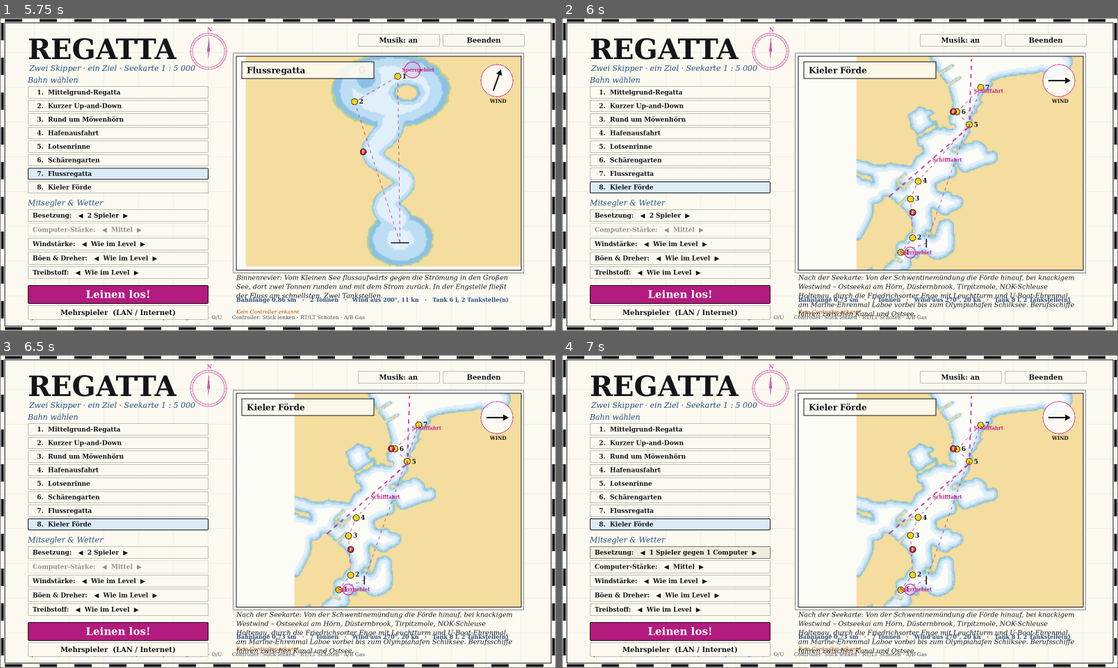
Above: before the commit, frames 1-4 (two rows, left to right).
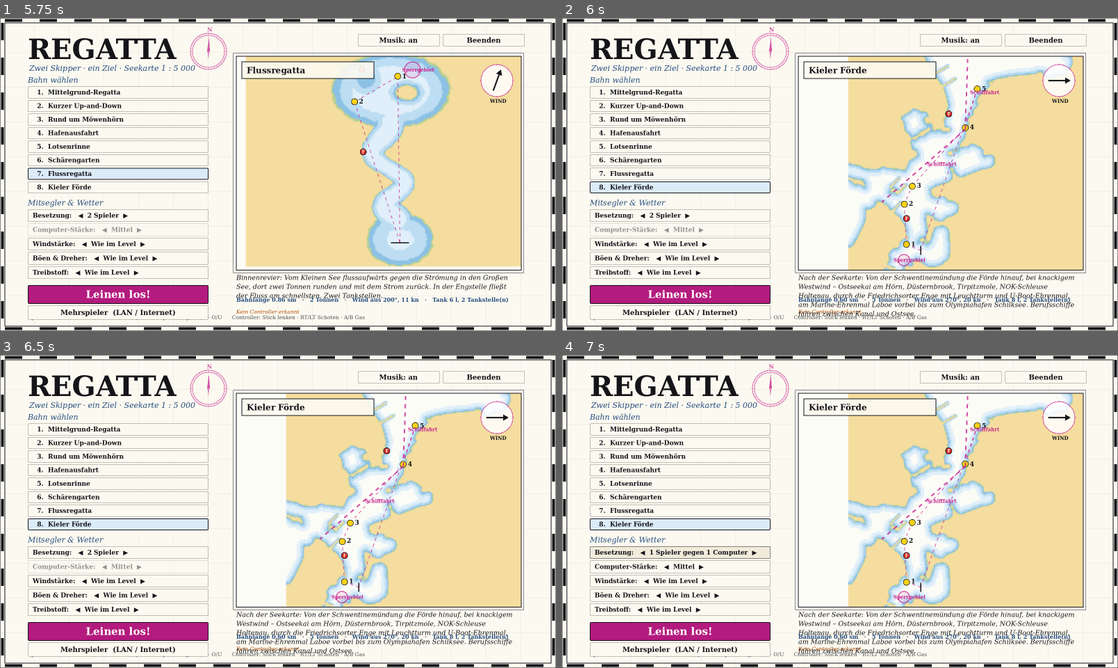
Above: after the commit, the same moments.

Repository: RincewindWizzard/regatta-game
Game: Godot game, scene res://scenes/menu.tscn
Two runs of this game, one before a commit and one after it. Both use one fixed random seed, a clock stepped at 60 frames per second and the inputs below.
Inputs:
- Up to frame 1 (5.75 s): click "1. Mittelgrund-Regatta" at 0.5 s; click "2. Kurzer Up-and-Down" at 1.25 s; click "3. Rund um Möwenhörn" at 2 s; click "4. Hafenausfahrt" at 2.75 s; click "5. Lotsenrinne" at 3.5 s; click "6. Schärengarten" at 4.25 s; click "7. Flussregatta" at 5 s
- Up to frame 2 (6 s): click "8. Kieler Förde" at 5.75 s
- Up to frame 3 (6.5 s): no input
- Up to frame 4 (7 s): click "Besetzung: ◀ 2 Spieler ▶" at 6.5 s

Frame 1 is identical in both runs. In frame 2, 6.5% of the frame differs, in the area x 50-92%, y 12-91%; in frame 3, 6.5%; in frame 4, 6.5%.

Commit message:
Kieler Förde: reine Strecke von A nach B ohne Hin und Her (Marken Ostseekai und Falkenstein entfallen)
Co-Authored-By: Claude Sonnet 5.5 <noreply@anthropic.com>
Claude-Session: https://claude.ai/code/session_01CYKFT46nVq6NPqsP2qzNXm

Diff:
--- a/levels/08_kieler_foerde.tscn
+++ b/levels/08_kieler_foerde.tscn
@@ -11,7 +11,7 @@
 [ext_resource type="Script" path="res://scripts/level/sea_life.gd" id="9_0a4b1"]
 [ext_resource type="Script" path="res://scripts/level/chart_rose.gd" id="10_7gns2"]
 
-[node name="Level" type="Node3D" unique_id=448638693]
+[node name="Level" type="Node3D" unique_id=653246756]
 script = ExtResource("1_8bwn8")
 level_name = "Kieler Förde"
 description = "Nach der Seekarte: Von der Schwentinemündung die Förde hinauf, bei knackigem Westwind – Ostseekai am Hör …(232 unchanged characters)…
@@ -27,39 +27,39 @@
 coast_west = false
 depth_paint_png = PackedByteArray()
 
-[node name="StartZiel" type="Node3D" parent="." unique_id=995948638]
+[node name="StartZiel" type="Node3D" parent="." unique_id=1490538336]
 transform = Transform3D(-4.371139e-08, 0, 1, 0, 1, 0, -1, 0, -4.371139e-08, -277.4, 0, 125.1)
 script = ExtResource("2_dfisw")
 half_width = 22.0
 
-[node name="Ziellinie" type="Node3D" parent="." unique_id=1893051256]
+[node name="Ziellinie" type="Node3D" parent="." unique_id=668486730]
 transform = Transform3D(-0.51449573, 0, 0.8574929, 0, 1, 0, -0.8574929, 0, -0.51449573, -143.03789, 0, -740.29724)
 script = ExtResource("2_dfisw")
 half_width = 24.0
 finish_only = true
 
-[node name="Olympiahafen_N" type="Node3D" parent="." unique_id=146770152]
+[node name="Olympiahafen_N" type="Node3D" parent="." unique_id=837261194]
 transform = Transform3D(0.8574929, 0, 0.5144958, 0, 1, 0, -0.5144958, 0, 0.8574929, -141.6659, 0, -699.13763)
 script = ExtResource("3_m2evc")
 length = 80.0
 width = 8.0
 mole_name = "Olympiahafen Schilksee"
 
-[node name="Olympiahafen_S" type="Node3D" parent="." unique_id=570512687]
+[node name="Olympiahafen_S" type="Node3D" parent="." unique_id=1000656713]
 transform = Transform3D(0.8574929, 0, 0.5144958, 0, 1, 0, -0.5144958, 0, 0.8574929, -178.7096, 0, -760.87714)
 script = ExtResource("3_m2evc")
 length = 80.0
 width = 8.0
 head_light = 2
 
-[node name="Leuchtturm_Friedrichsort" type="Node3D" parent="." unique_id=1387549193]
+[node name="Leuchtturm_Friedrichsort" type="Node3D" parent="." unique_id=554775071]
 transform = Transform3D(1, 0, 0, 0, 1, 0, 0, 0, 1, -139.9, 0, -469.8)
 script = ExtResource("4_1c2h2")
 tower_height = 22.0
 tower_name = "Leuchtturm Friedrichsort"
 characteristic = "Dir.Iso.WRG.4s 32m 7M"
 
-[node name="UBoot_Ehrenmal" type="Node3D" parent="." unique_id=1562901183]
+[node name="UBoot_Ehrenmal" type="Node3D" parent="." unique_id=85073626]
 transform = Transform3D(1, 0, 0, 0, 1, 0, 0, 0, 1, -132.1, 0, -351.9)
 script = ExtResource("4_1c2h2")
 style = 5
@@ -68,7 +68,7 @@
 characteristic = ""
 rotating_beam = false
 
-[node name="Laboe_Ehrenmal" type="Node3D" parent="." unique_id=296240976]
+[node name="Laboe_Ehrenmal" type="Node3D" parent="." unique_id=334290555]
 transform = Transform3D(1, 0, 0, 0, 1, 0, 0, 0, 1, 90.1, 0, -686.1)
 script = ExtResource("4_1c2h2")
 style = 4
@@ -77,7 +77,7 @@
 characteristic = ""
 rotating_beam = false
 
-[node name="Ostseekai" type="Node3D" parent="." unique_id=1422262181]
+[node name="Ostseekai" type="Node3D" parent="." unique_id=1900812500]
 transform = Transform3D(0.9363292, 0, -0.35112345, 0, 1, 0, 0.35112345, 0, 0.9363292, -436.59177, 0, 205.8781)
 script = ExtResource("3_m2evc")
 length = 60.0
@@ -85,96 +85,84 @@
 head_light = 0
 mole_name = "Kreuzfahrtterminal Ostseekai"
 
-[node name="Duesternbrook_N" type="Node3D" parent="." unique_id=860226881]
+[node name="Duesternbrook_N" type="Node3D" parent="." unique_id=757869492]
 transform = Transform3D(0.47409984, 0, -0.8804711, 0, 1, 0, 0.8804711, 0, 0.47409984, -399.625, 0, 73.2372)
 script = ExtResource("3_m2evc")
 length = 55.0
 width = 7.0
 mole_name = "Düsternbrooker Hafen"
 
-[node name="Duesternbrook_S" type="Node3D" parent="." unique_id=1567078928]
+[node name="Duesternbrook_S" type="Node3D" parent="." unique_id=483580272]
 transform = Transform3D(0.47409984, 0, -0.8804711, 0, 1, 0, 0.8804711, 0, 0.47409984, -353.8405, 0, 48.584003)
 script = ExtResource("3_m2evc")
 length = 55.0
 width = 7.0
 head_light = 2
 
-[node name="Tirpitzmole" type="Node3D" parent="." unique_id=950631841]
+[node name="Tirpitzmole" type="Node3D" parent="." unique_id=726027822]
 transform = Transform3D(0.70710677, 0, 0.70710677, 0, 1, 0, -0.70710677, 0, 0.70710677, -398.78677, 0, -86.113205)
 script = ExtResource("3_m2evc")
 length = 70.0
 head_light = 3
 mole_name = "Tirpitzmole"
 
-[node name="NOK_Nord" type="Node3D" parent="." unique_id=1008488961]
+[node name="NOK_Nord" type="Node3D" parent="." unique_id=6912144]
 transform = Transform3D(0.70710677, 0, 0.70710677, 0, 1, 0, -0.70710677, 0, 0.70710677, -370.35178, 0, -176.10709)
 script = ExtResource("3_m2evc")
 length = 60.0
 width = 8.0
 mole_name = "NOK – Schleuse Holtenau"
 
-[node name="NOK_Sued" type="Node3D" parent="." unique_id=1633041720]
+[node name="NOK_Sued" type="Node3D" parent="." unique_id=499682381]
 transform = Transform3D(0.70710677, 0, 0.70710677, 0, 1, 0, -0.70710677, 0, 0.70710677, -404.29288, 0, -210.04822)
 script = ExtResource("3_m2evc")
 length = 60.0
 width = 8.0
 head_light = 2
 
-[node name="Anleger_Duesternbrook" type="Node3D" parent="." unique_id=1283115345]
+[node name="Anleger_Duesternbrook" type="Node3D" parent="." unique_id=900122854]
 transform = Transform3D(0.5734623, 0, -0.8192319, 0, 1, 0, 0.8192319, 0, 0.5734623, -392.3154, 0, 8.540774)
 script = ExtResource("5_6mbi3")
 length = 64.0
 dock_name = "Hafen Düsternbrook"
 
-[node name="Anleger_Falkenstein" type="Node3D" parent="." unique_id=963368502]
+[node name="Anleger_Falkenstein" type="Node3D" parent="." unique_id=1173696131]
 transform = Transform3D(-0.3713906, 0, -0.9284767, 0, 1, 0, 0.9284767, 0, -0.3713906, -179.07086, 0, -555.12836)
 script = ExtResource("5_6mbi3")
 length = 44.0
 dock_name = "Falkenstein Anleger"
 
-[node name="Ostseekai_Tonne" type="Node3D" parent="." unique_id=855506226]
-transform = Transform3D(1, 0, 0, 0, 1, 0, 0, 0, 1, -408, 0, 173.1)
-script = ExtResource("6_lcxbo")
-mark_name = "Ostseekai"
-light = "Fl.Y.2s"
-
-[node name="Duesternbrook_Tonne" type="Node3D" parent="." unique_id=1758153065]
+[node name="Duesternbrook_Tonne" type="Node3D" parent="." unique_id=340262636]
 transform = Transform3D(1, 0, 0, 0, 1, 0, 0, 0, 1, -347.4, 0, 97.1)
 script = ExtResource("6_lcxbo")
 mark_name = "Düsternbrook"
 light = "Fl(2)Y.6s"
 
-[node name="Tirpitz_Tonne" type="Node3D" parent="." unique_id=143819082]
+[node name="Tirpitz_Tonne" type="Node3D" parent="." unique_id=223730609]
 transform = Transform3D(1, 0, 0, 0, 1, 0, 0, 0, 1, -358, 0, -102.9)
 script = ExtResource("6_lcxbo")
 mark_name = "Tirpitzmole"
 light = "Fl(3)Y.10s"
 
-[node name="NOK_Tonne" type="Node3D" parent="." unique_id=1439171056]
+[node name="NOK_Tonne" type="Node3D" parent="." unique_id=1123249902]
 transform = Transform3D(1, 0, 0, 0, 1, 0, 0, 0, 1, -319, 0, -192.9)
 script = ExtResource("6_lcxbo")
 mark_name = "NOK Holtenau"
 light = "Fl.Y.2s"
 
-[node name="Enge_Tonne" type="Node3D" parent="." unique_id=1149006129]
+[node name="Enge_Tonne" type="Node3D" parent="." unique_id=490457557]
 transform = Transform3D(1, 0, 0, 0, 1, 0, 0, 0, 1, -58, 0, -480)
 script = ExtResource("6_lcxbo")
 mark_name = "Friedrichsorter Enge"
 light = "Fl(2)Y.6s"
 
-[node name="Falkenstein_Tonne" type="Node3D" parent="." unique_id=2118526019]
-transform = Transform3D(1, 0, 0, 0, 1, 0, 0, 0, 1, -121, 0, -544.9)
-script = ExtResource("6_lcxbo")
-mark_name = "Falkenstein"
-light = "Fl(3)Y.10s"
-
-[node name="Laboe_Tonne" type="Node3D" parent="." unique_id=1943134210]
+[node name="Laboe_Tonne" type="Node3D" parent="." unique_id=2003885557]
 transform = Transform3D(1, 0, 0, 0, 1, 0, 0, 0, 1, 1, 0, -668.9)
 script = ExtResource("6_lcxbo")
 mark_name = "Laboe"
 light = "Fl(3)Y.10s"
 
-[node name="Berufsschifffahrt" type="Node3D" parent="." unique_id=1359147832]
+[node name="Berufsschifffahrt" type="Node3D" parent="." unique_id=1497536006]
 transform = Transform3D(0.6573918, 0, -0.753549, 0, 1, 0, 0.753549, 0, 0.6573918, -468.63962, 0, -111.76038)
 script = ExtResource("7_lhxdr")
 length = 892.0483093261719
@@ -187,31 +175,31 @@
 ship_length = 55.0
 beam = 11.0
 
-[node name="Marine_Sperrgebiet" type="Node3D" parent="." unique_id=1692328664]
+[node name="Marine_Sperrgebiet" type="Node3D" parent="." unique_id=1137868818]
 transform = Transform3D(1, 0, 0, 0, 1, 0, 0, 0, 1, -360, 0, 173.1)
 script = ExtResource("8_3a704")
 kind = 1
 area_name = "Marine-Sperrgebiet"
 radius = 28.0
 
-[node name="Moewen" type="Node3D" parent="." unique_id=146827846]
+[node name="Moewen" type="Node3D" parent="." unique_id=303906745]
 transform = Transform3D(1, 0, 0, 0, 1, 0, 0, 0, 1, -415, 0, 218.1)
 script = ExtResource("9_0a4b1")
 kind = 2
 count = 8
 
-[node name="Tuemmler" type="Node3D" parent="." unique_id=2069129803]
+[node name="Tuemmler" type="Node3D" parent="." unique_id=1902269239]
 transform = Transform3D(1, 0, 0, 0, 1, 0, 0, 0, 1, -100, 0, -771.9)
 script = ExtResource("9_0a4b1")
 
-[node name="Seehunde" type="Node3D" parent="." unique_id=1047710207]
+[node name="Seehunde" type="Node3D" parent="." unique_id=222574576]
 transform = Transform3D(1, 0, 0, 0, 1, 0, 0, 0, 1, -10, 0, -711.9)
 script = ExtResource("9_0a4b1")
 kind = 3
 count = 4
 range_m = 15.0
 
-[node name="Kompassrose" type="Node3D" parent="." unique_id=2068084390]
+[node name="Kompassrose" type="Node3D" parent="." unique_id=246181593]
 transform = Transform3D(1, 0, 0, 0, 1, 0, 0, 0, 1, 200, 0, -666.9)
 script = ExtResource("10_7gns2")
 radius = 34.0
--- a/tools/make_levels.gd
+++ b/tools/make_levels.gd
@@ -676,12 +676,10 @@
 	var fd := _kshore(_chart(2055, 3880))
 	_dock(l, "Anleger_Falkenstein", fd - _kout(fd) * 6.0, _kout(fd), 44.0, "Falkenstein Anleger")
 	# Bahnmarken
-	_mark(l, "Ostseekai_Tonne", "Ostseekai", _kwater(_chart(1180, 6300)), "Fl.Y.2s")
 	_mark(l, "Duesternbrook_Tonne", "Düsternbrook", _kwater(_chart(1342, 5860), 9.0), "Fl(2)Y.6s")
 	_mark(l, "Tirpitz_Tonne", "Tirpitzmole", _kwater(_chart(1440, 5380), 9.0), "Fl(3)Y.10s")
 	_mark(l, "NOK_Tonne", "NOK Holtenau", _kwater(_chart(1570, 5080), 9.0), "Fl.Y.2s")
 	_mark(l, "Enge_Tonne", "Friedrichsorter Enge", Vector2(-58, -480), "Fl(2)Y.6s")        # Fahrwasser östlich der Landzunge Friedrichsort
-	_mark(l, "Falkenstein_Tonne", "Falkenstein", _kwater(_chart(2150, 3880), 9.0), "Fl(3)Y.10s")
 	_mark(l, "Laboe_Tonne", "Laboe", _kwater(_chart(2690, 3560), 9.0), "Fl(3)Y.10s")
 	# Berufsschifffahrt zwischen Nord-Ostsee-Kanal (Schleuse Holtenau) und Ostsee: aus dem Kanal quer
 	# über die Förde zur Enge, dann nach Norden. Die Schiffe sind kleiner als in der Lotsenrinne.
Not shown, changed: docs/spielen/bahnen.md
